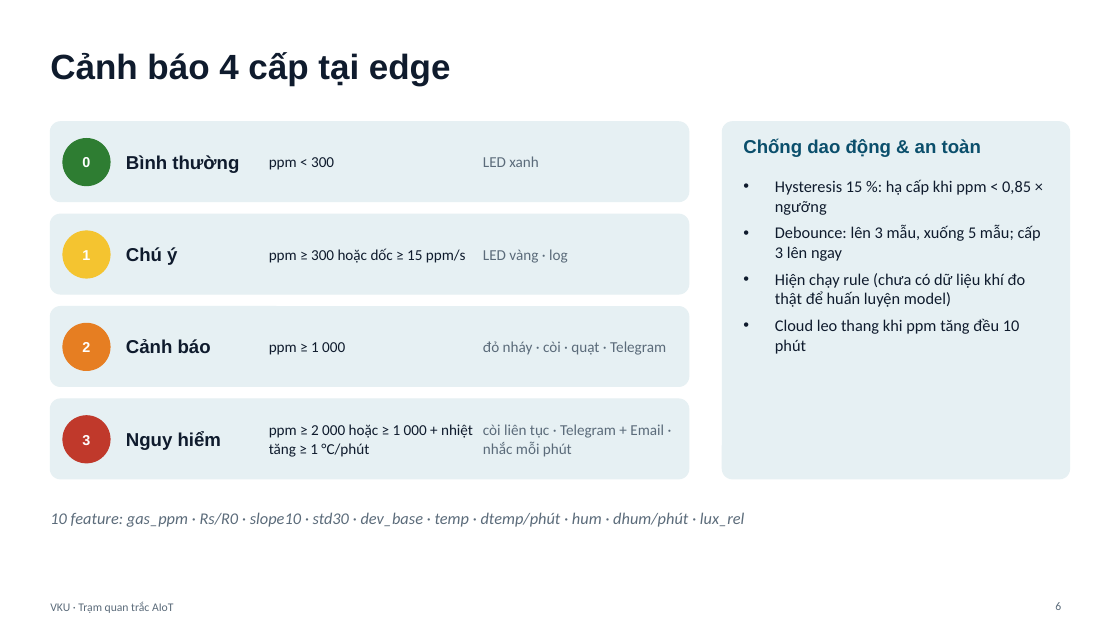
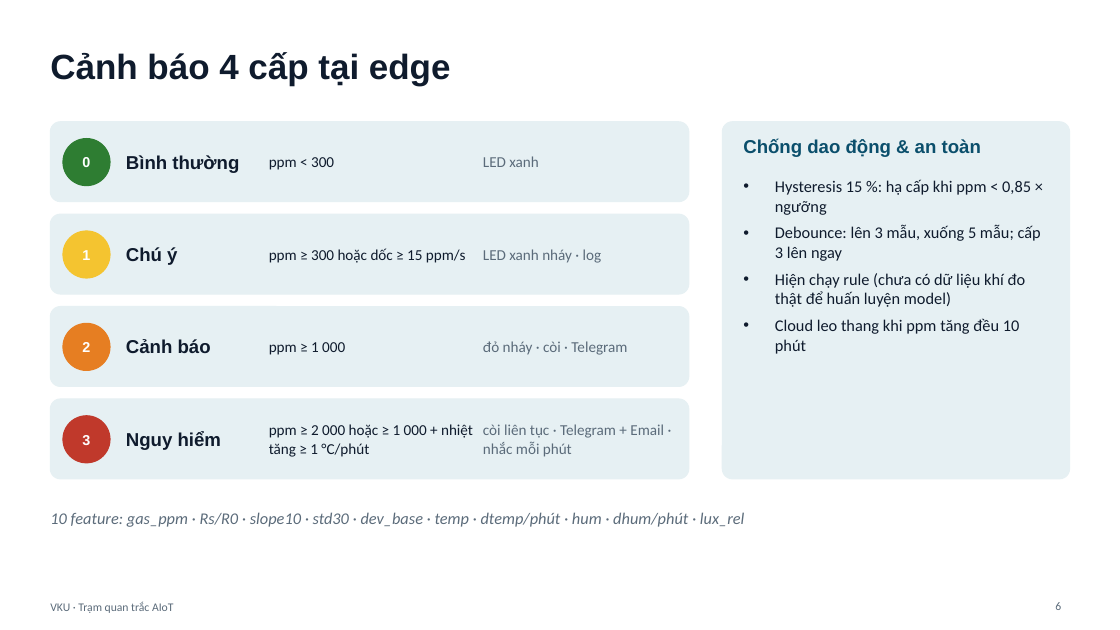
Before and after one commit to danhle396/pythonnhung, a slide deck: slide 6 of docs/report/slides_bao_ve.pptx. Drawn at 1120x630 pixels with LibreOffice and Linux fonts; fonts in the diff are those of the drawing. Boxes give left, top, right and bottom in pixels: in the first picture for what was removed or moved away, otherwise in the second. Text is boxed around its words. In the diff, an @@ line names an element or a change of style, - is before the commit and + after.

Commit message:
Đồng bộ phần cứng thực tế và sơ đồ khối
- Bỏ LED vàng, transistor S8050, module relay (nhóm không có)
- config.h: thêm cờ HAS_LED_YELLOW, HAS_RELAY, BUZZER_ACTIVE_LOW
- Cấp 1 'Chú ý' = LED xanh nhấp nháy 1 Hz; còi nối thẳng GPIO25
- Vẽ lại sơ đồ đấu dây trang 2 (còi, LED xanh/đỏ, nút)
- Sửa nhãn sơ đồ khối cho khớp code (model khí chờ dữ liệu thật, chu kỳ telemetry/forecast, mưa 1h/3h/6h)
- Cập nhật báo cáo, slide, kịch bản demo, task.md, PROGRESS.md

```diff
--- a/docs/report/slides_bao_ve.pptx
+++ b/docs/report/slides_bao_ve.pptx
@@ text at bbox=[483, 249, 602, 263]: text changed @@
-LED vàng · log
+LED xanh nháy · log
@@ text at bbox=[483, 341, 627, 355]: text changed @@
-đỏ nháy · còi · quạt · Telegram
+đỏ nháy · còi · Telegram
```
Also in this commit, not shown: 2 other slides changed, 19 other files.
